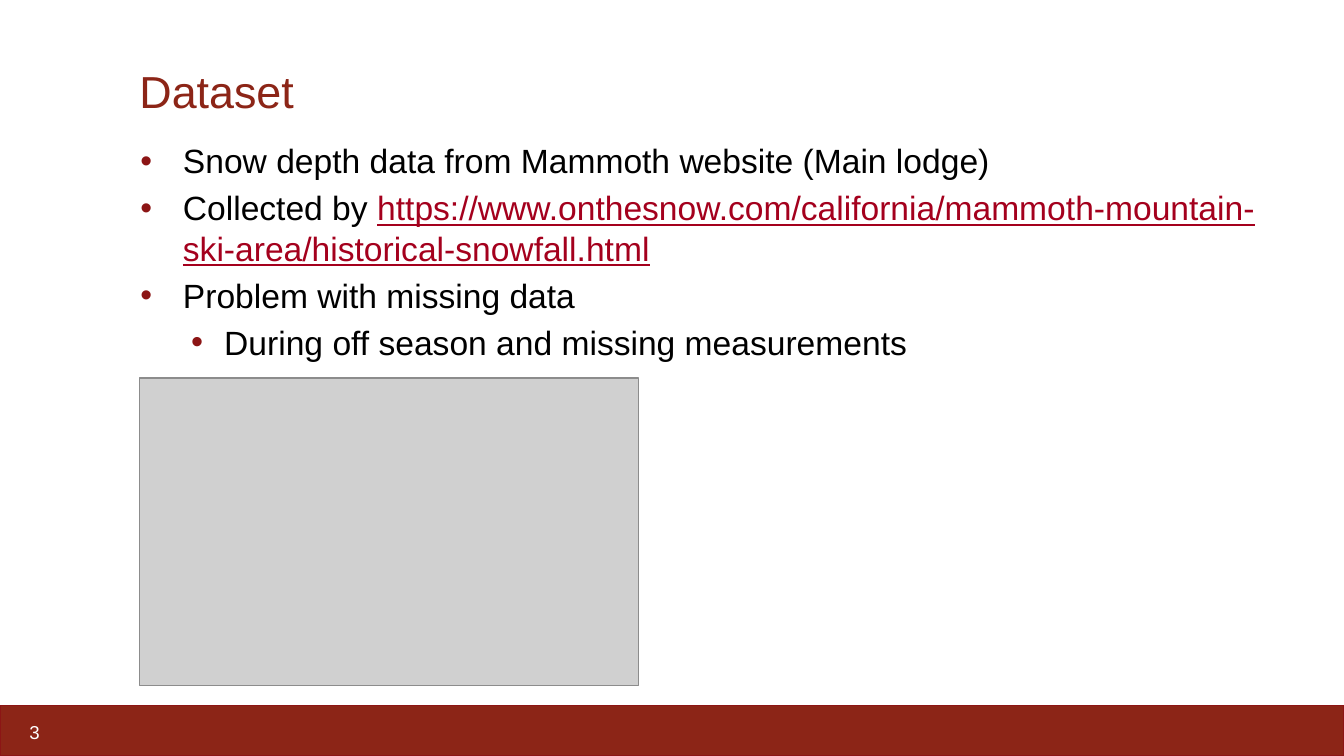
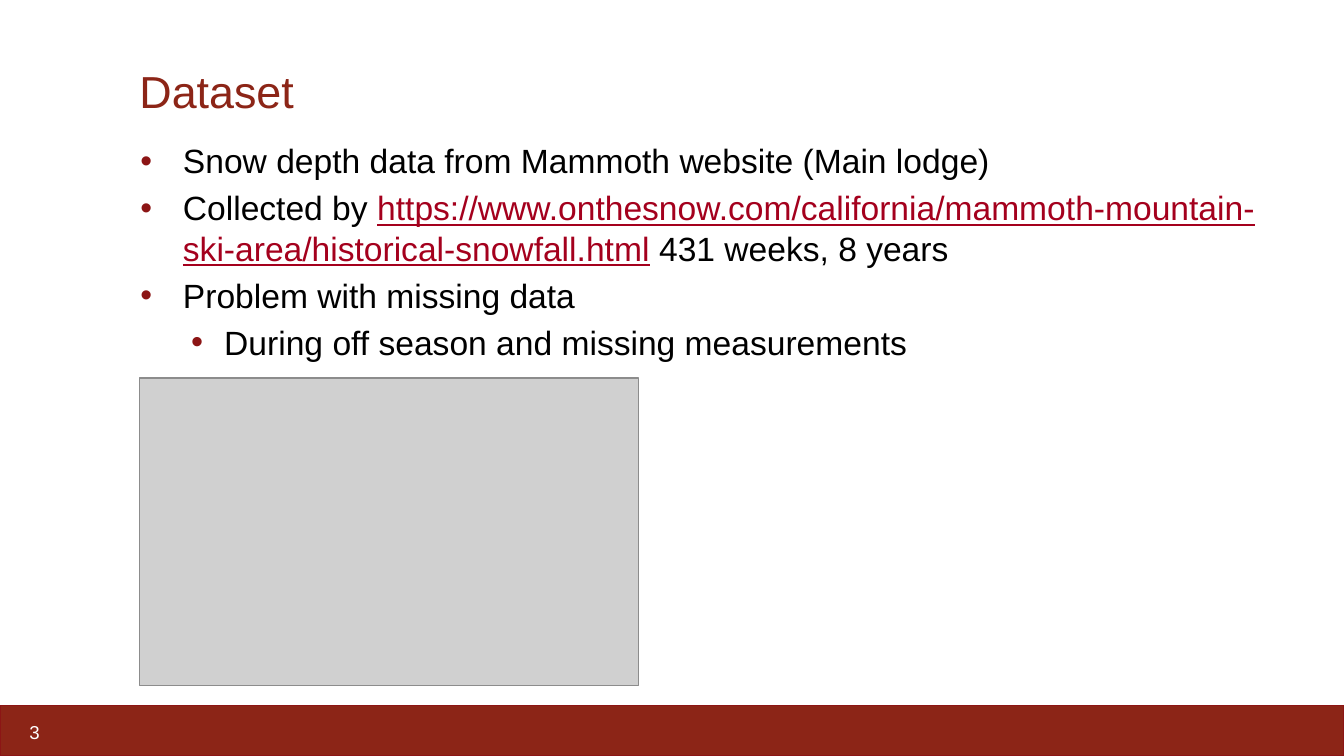
Before and after one commit to johnrapp/stat-221-time-series-project, a slide deck: slide 3 of Presentation.pptx. Drawn at 1344x756 pixels with LibreOffice and Linux fonts; fonts in the diff are those of the drawing; grey boxes stand for pictures. Boxes give left, top, right and bottom in pixels: in the first picture for what was removed or moved away, otherwise in the second. Text is boxed around its words. In the diff, an @@ line names an element or a change of style, - is before the commit and + after.

```diff
--- a/Presentation.pptx
+++ b/Presentation.pptx
@@ text at [183, 195, 1254, 267]: text changed @@
-  • Collected by https://www.onthesnow.com/california/mammoth-mountain-ski-area/historical-snowfall.html
+  • Collected by https://www.onthesnow.com/california/mammoth-mountain-ski-area/historical-snowfall.html 431 weeks, 8 years
```
Also in this commit, not shown: 5 other slides changed, 4 other files.
